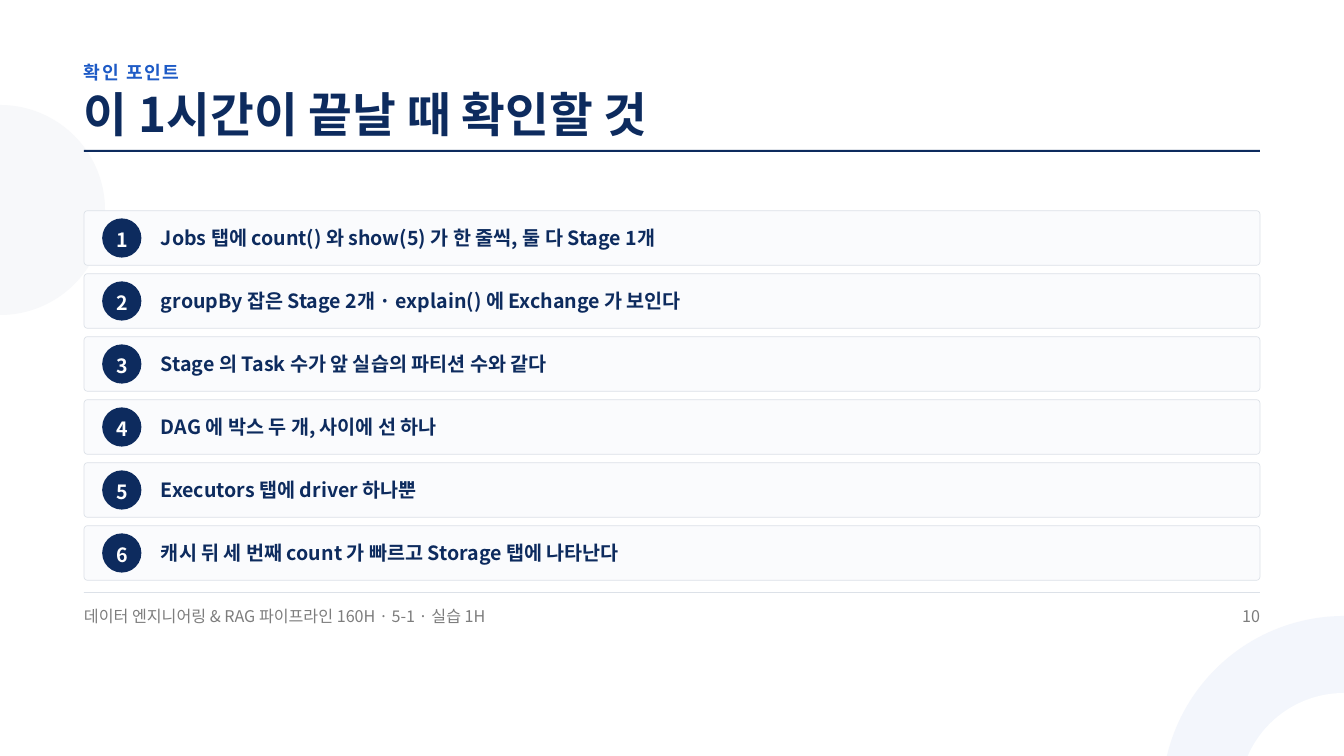
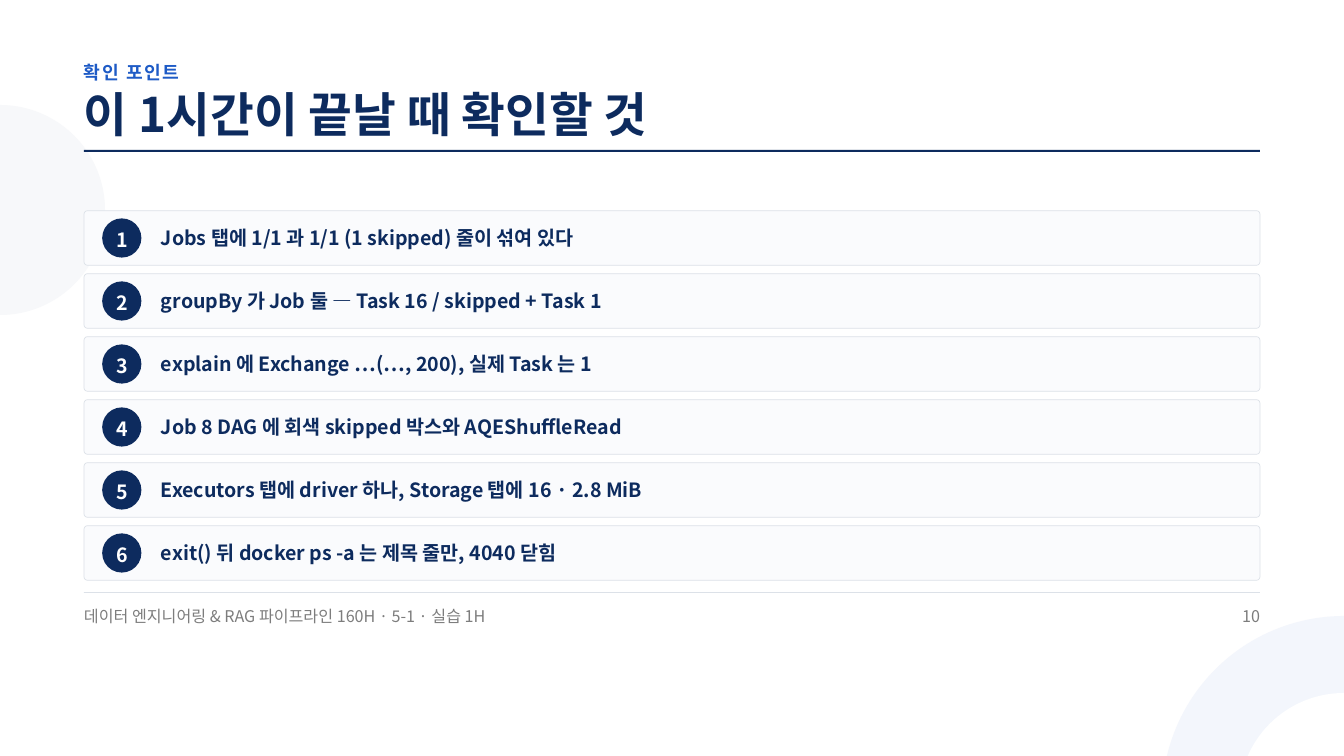
Before and after one commit to aebonlee/materials, a slide deck: slide 10 of data-eng/decks/w5d1s3.pptx. Drawn at 1344x756 pixels with LibreOffice and Linux fonts; fonts in the diff are those of the drawing. Boxes give left, top, right and bottom in pixels: in the first picture for what was removed or moved away, otherwise in the second. Text is boxed around its words. In the diff, an @@ line names an element or a change of style, - is before the commit and + after.

```diff
--- a/data-eng/decks/w5d1s3.pptx
+++ b/data-eng/decks/w5d1s3.pptx
@@ text at <box>161,228,573,250</box>: text changed @@
-Jobs 탭에 count() 와 show(5) 가 한 줄씩, 둘 다 Stage 1개
+Jobs 탭에 1/1 과 1/1 (1 skipped) 줄이 섞여 있다
@@ text at <box>161,288,602,314</box>: text changed @@
-groupBy 잡은 Stage 2개 · explain() 에 Exchange 가 보인다
+groupBy 가 Job 둘 — Task 16 / skipped + Task 1
@@ text at <box>161,354,592,376</box>: text changed @@
-Stage 의 Task 수가 앞 실습의 파티션 수와 같다
+explain 에 Exchange …(…, 200), 실제 Task 는 1
@@ text at <box>161,417,622,439</box>: text changed @@
-DAG 에 박스 두 개, 사이에 선 하나
+Job 8 DAG 에 회색 skipped 박스와 AQEShuffleRead
@@ text at <box>161,480,642,502</box>: text changed @@
-Executors 탭에 driver 하나뿐
+Executors 탭에 driver 하나, Storage 탭에 16 · 2.8 MiB
@@ text at <box>161,543,556,565</box>: text changed @@
-캐시 뒤 세 번째 count 가 빠르고 Storage 탭에 나타난다
+exit() 뒤 docker ps -a 는 제목 줄만, 4040 닫힘
```
Also in this commit, not shown: 8 other slides changed, 1 slide added, 1 slide removed, 11 other files.
